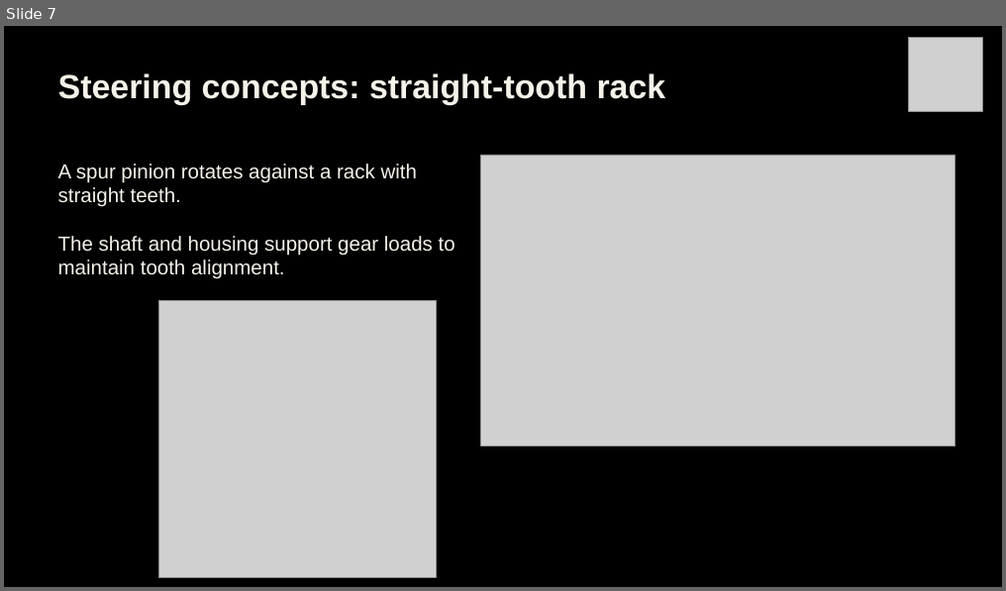
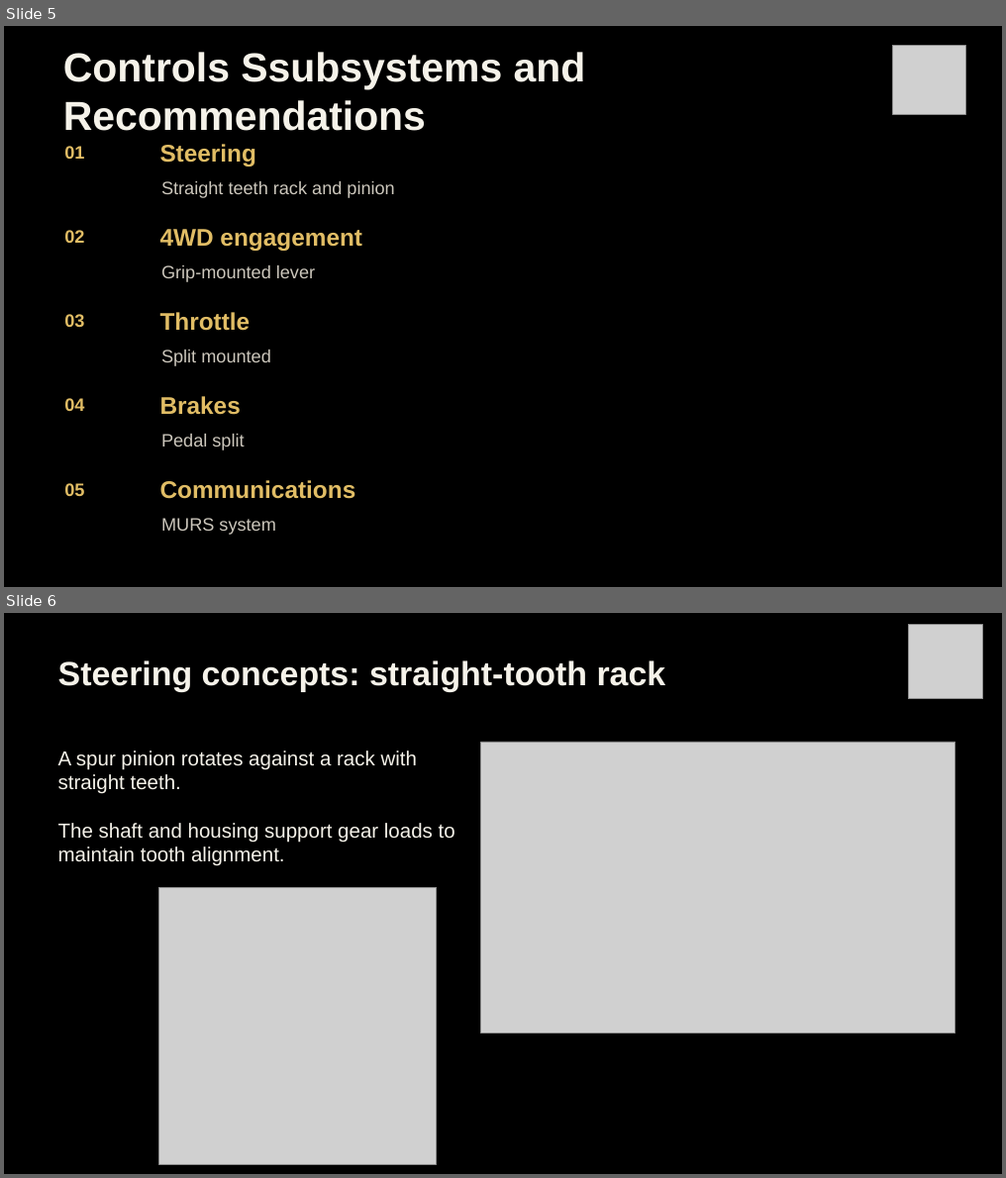
Before and after one commit to Polowater123/Aggie-Baja-Controls-The-A.B.C.-, a slide deck: PDR Draft.pptx. Shown one above the other, each under a label of ours: slide 7 before the commit, slides 5 and 6 after it. The pictures are 1006x591 and 1006x1178 pixels, drawn with LibreOffice and Linux fonts; fonts in the diff are those of the drawing; grey boxes stand for pictures. Boxes give left, top, right and bottom in pixels: in the first picture for what was removed or moved away, otherwise in the second. Text is boxed around its words. In the diff, an @@ line names an element or a change of style, - is before the commit and + after.

```diff
--- a/PDR Draft.pptx
+++ b/PDR Draft.pptx
@@ slide 5 added at (4, 26, 1002, 587), background #000000 @@
@@ text added at (63, 52, 586, 131), 39 pt, text #F5F2E9, bold @@
+Controls Ssubsystems and Recommendations
@@ picture added at (893, 46, 966, 114) @@
@@ text added at (160, 144, 256, 167), 23.2 pt, text #E1BD65, bold @@
+Steering
@@ text added at (64, 146, 84, 159), 17.2 pt, text #E1BD65, bold @@
+01
@@ text added at (161, 181, 394, 198), 17.2 pt, text #CCC7BC @@
+Straight teeth rack and pinion
@@ text added at (64, 230, 84, 243), 17.2 pt, text #E1BD65, bold @@
+02
@@ text added at (160, 229, 362, 251), 23.2 pt, text #E1BD65, bold @@
+4WD engagement
@@ text added at (161, 266, 315, 282), 17.2 pt, text #CCC7BC @@
+Grip-mounted lever
@@ text added at (64, 314, 84, 327), 17.2 pt, text #E1BD65, bold @@
+03
@@ text added at (160, 312, 251, 331), 23.2 pt, text #E1BD65, bold @@
+Throttle
@@ text added at (161, 350, 271, 367), 17.2 pt, text #CCC7BC @@
+Split mounted
@@ text added at (64, 398, 84, 411), 17.2 pt, text #E1BD65, bold @@
+04
@@ text added at (160, 396, 241, 415), 23.2 pt, text #E1BD65, bold @@
+Brakes
@@ text added at (161, 434, 244, 451), 17.2 pt, text #CCC7BC @@
+Pedal split
@@ text added at (64, 483, 84, 496), 17.2 pt, text #E1BD65, bold @@
+05
@@ text added at (160, 480, 356, 499), 23.2 pt, text #E1BD65, bold @@
+Communications
@@ text added at (161, 518, 275, 535), 17.2 pt, text #CCC7BC @@
+MURS system
@@ what was slide 7 is now slide 6 @@
```
Also in this commit, not shown: 5 slides changed, 2 slides removed.
